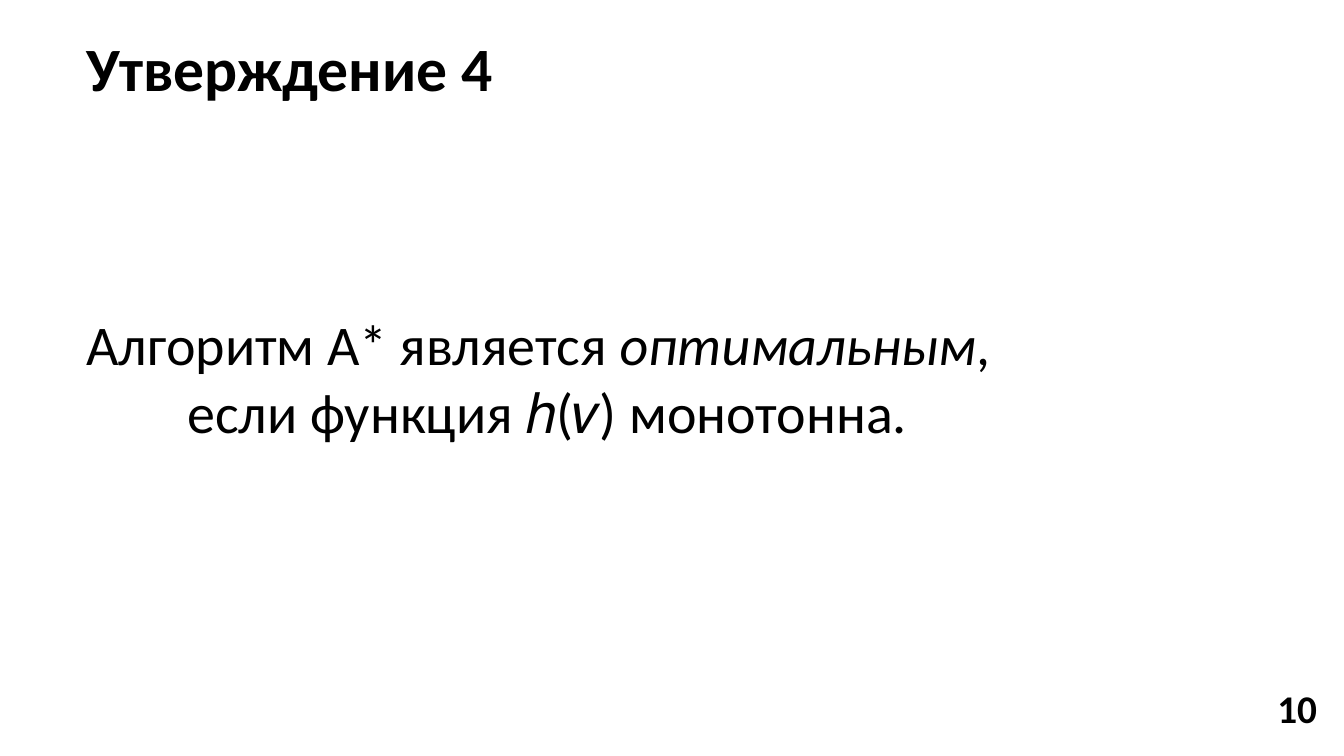
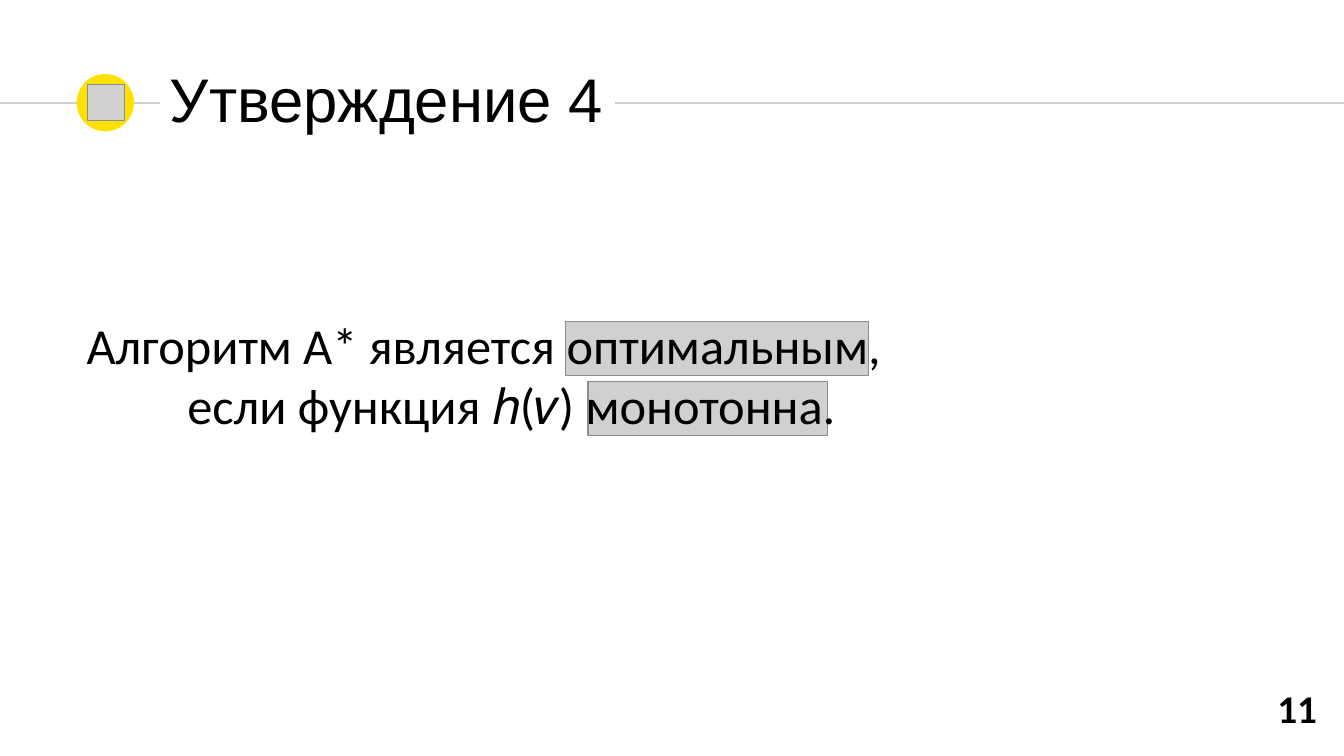
Before and after one commit to donsko1/Algorythm-A-star, a slide deck: slide 11 of Алгоритм А.pptx (slide 10 before the commit). Drawn at 1344x756 pixels with LibreOffice and Linux fonts; fonts in the diff are those of the drawing; grey boxes stand for pictures. Boxes give left, top, right and bottom in pixels: in the first picture for what was removed or moved away, otherwise in the second. Text is boxed around its words. In the diff, an @@ line names an element or a change of style, - is before the commit and + after.

```diff
--- a/Алгоритм А.pptx
+++ b/Алгоритм А.pptx
@@ text "Утверждение 4": place and size @@
-text "Утверждение 4" at <box>87,51,493,101</box>
+text "Утверждение 4" at <box>170,79,603,134</box>
@@ text "Утверждение 4" at <box>170,79,603,134</box>: font Calibri to Arial, bold off; vertical alignment top to middle @@
@@ ellipse added at <box>77,74,134,131</box>, fill #FEE002 @@
@@ picture added at <box>88,85,124,121</box> @@
@@ line added from (0, 103) to (160, 103), #D0CECE 1.5 pt @@
@@ line added from (615, 103) to (1344, 103), #D0CECE 1.5 pt @@
@@ text "Алгоритм A* является оптимальным," at <box>87,322,881,436</box>: size 40 to 36 pt; italic off in "оптимальным," @@
@@ picture added at <box>566,322,869,375</box> @@
@@ picture added at <box>588,382,828,436</box> @@
@@ text at <box>1277,697,1317,723</box>: text changed @@
-10
+11
```
Also in this commit, not shown: 10 other slides changed, 12 slides added, 3 slides removed, 11 other files.
